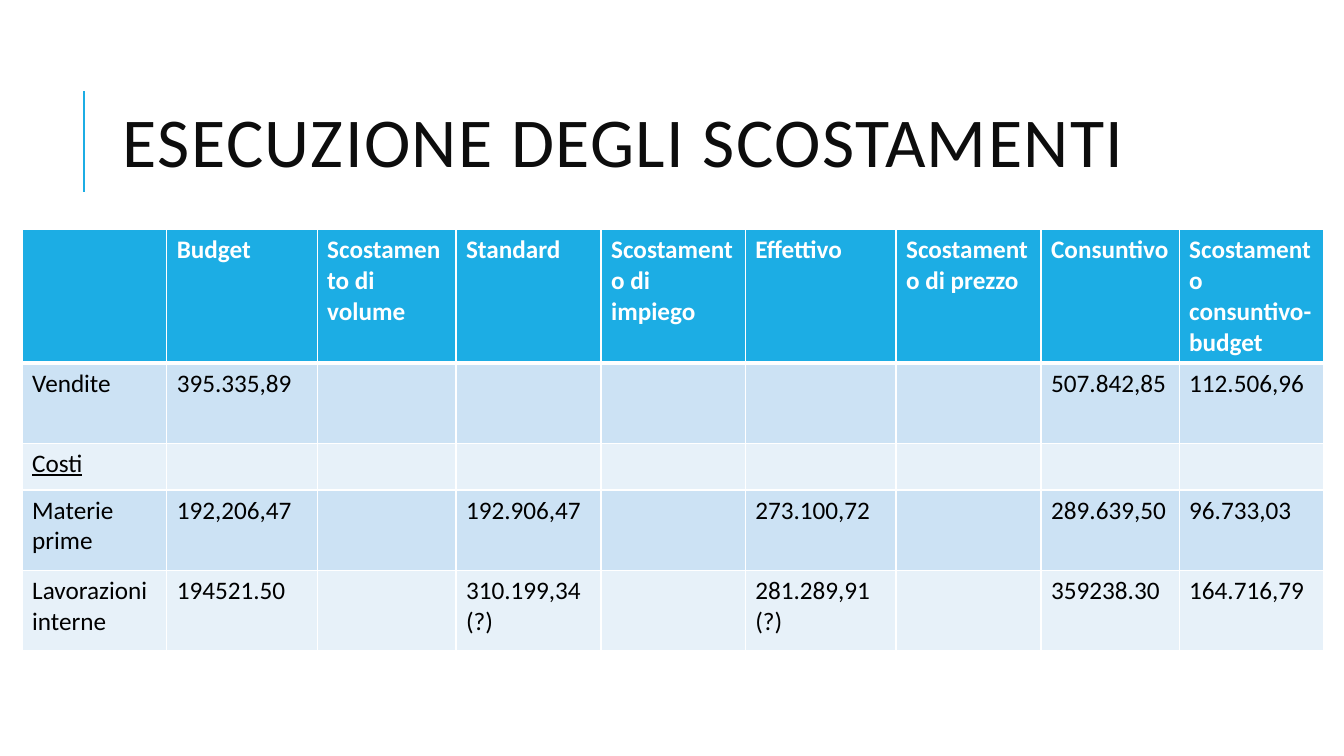
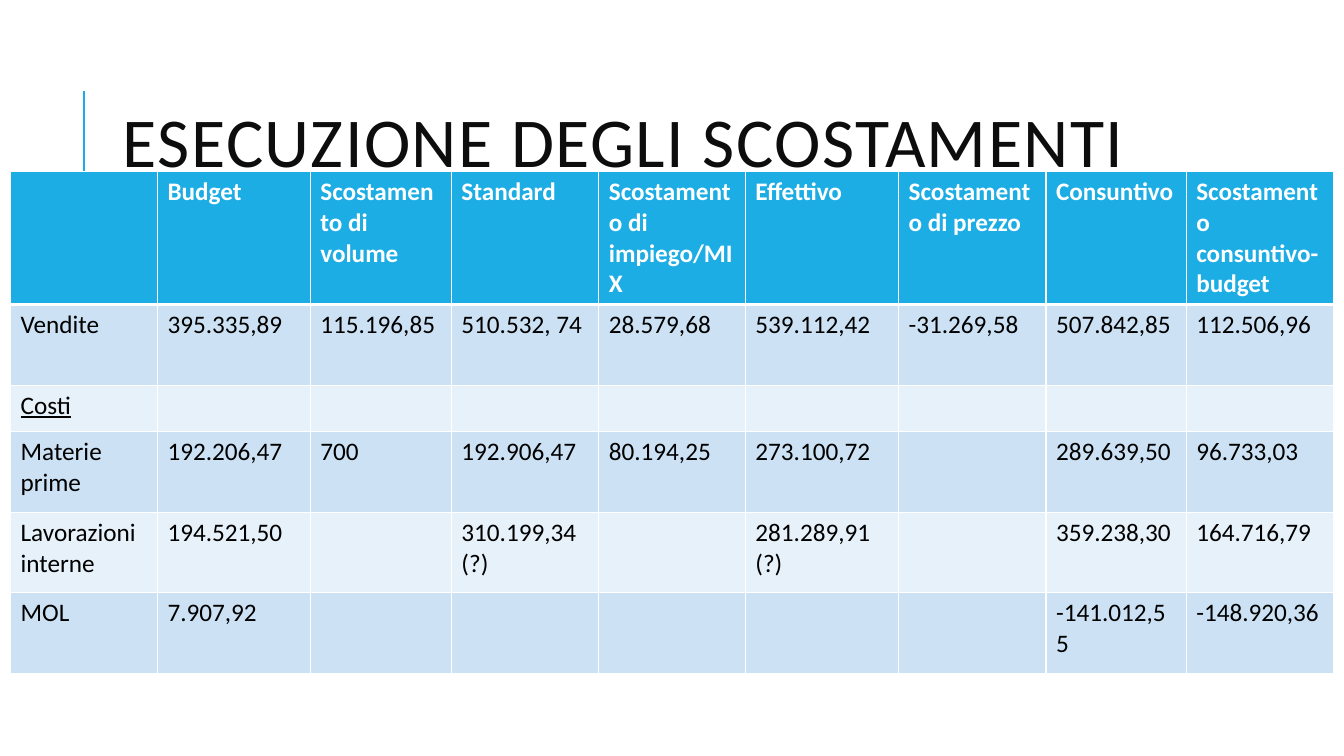
Before and after one commit to VinciGit00/SCGProject, a slide deck: slide 6 of Document/PresentazioneProgetto.pptx. Drawn at 1344x756 pixels with LibreOffice and Linux fonts; fonts in the diff are those of the drawing. Boxes give left, top, right and bottom in pixels: in the first picture for what was removed or moved away, otherwise in the second. Text is boxed around its words. In the diff, an @@ line names an element or a change of style, - is before the commit and + after.

```diff
--- a/Document/PresentazioneProgetto.pptx
+++ b/Document/PresentazioneProgetto.pptx
@@ table at (x1=10, y1=171, x2=1333, y2=692) @@
-row 1, column 5: Scostamento di impiego
+row 1, column 5: Scostamento di impiego/MIX
-row 2: Vendite | 395.335,89 |  |  |  |  |  | 507.842,85 | 112.506,96
+row 2: Vendite | 395.335,89 | 115.196,85 | 510.532, 74 | 28.579,68 | 539.112,42 | -31.269,58 | 507.842,85 | 112.506,96
-row 4: Materie prime | 192,206,47 |  | 192.906,47 |  | 273.100,72 |  | 289.639,50 | 96.733,03
-row 5: Lavorazioni interne | 194521.50 |  | 310.199,34 (?) |  | 281.289,91 (?) |  | 359238.30 | 164.716,79
+row 4: Materie prime | 192.206,47 | 700 | 192.906,47 | 80.194,25 | 273.100,72 |  | 289.639,50 | 96.733,03
+row 5: Lavorazioni interne | 194.521,50 |  | 310.199,34 (?) |  | 281.289,91 (?) |  | 359.238,30 | 164.716,79
+row 6: MOL | 7.907,92 |  |  |  |  |  | -141.012,55 | -148.920,36
@@ table resized from (x1=22, y1=230, x2=1324, y2=649) to (x1=10, y1=171, x2=1333, y2=692) @@
```
Also in this commit, not shown: 1 other slide changed, 1 slide added, 11 other files.
